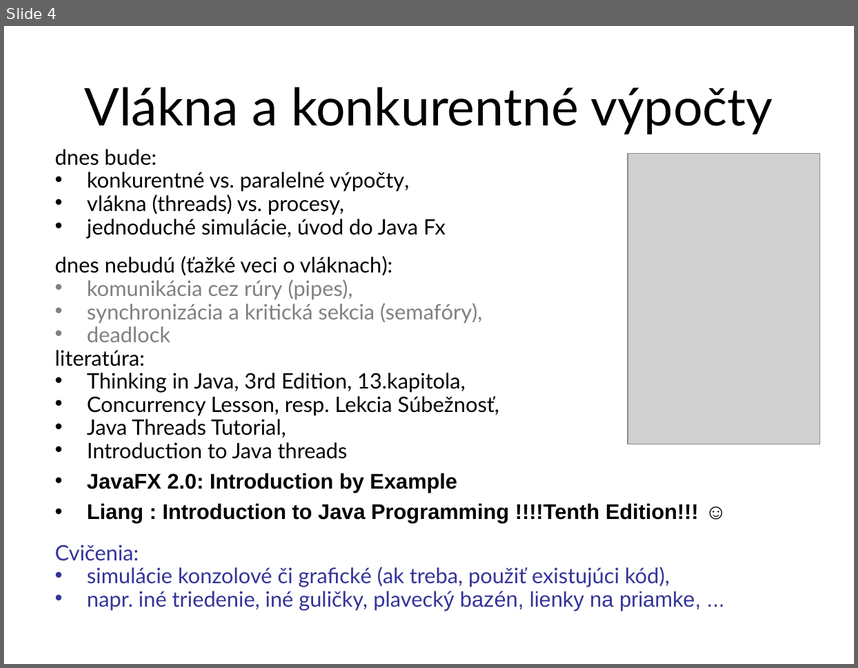
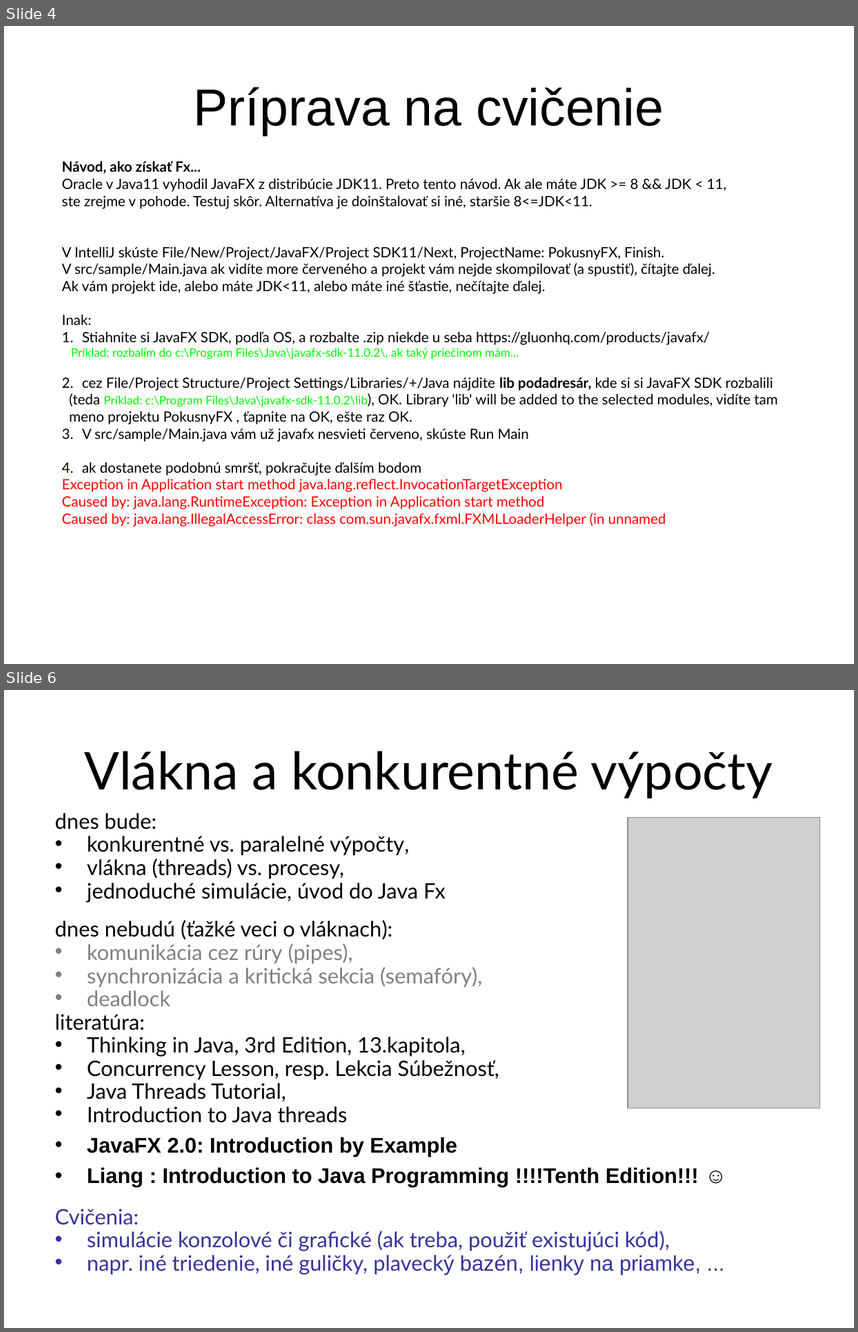
Before and after one commit to Programovanie4/Prednasky, a slide deck: 09/09_java.ppt. Shown one above the other, each under a label of ours: slide 4 before the commit, slides 4 and 6 after it; the slides between them are not shown. The pictures are 858x668 and 858x1332 pixels, drawn with LibreOffice and Linux fonts; fonts in the diff are those of the drawing; grey boxes stand for pictures. Boxes give left, top, right and bottom in pixels: in the first picture for what was removed or moved away, otherwise in the second. Text is boxed around its words. In the diff, an @@ line names an element or a change of style, - is before the commit and + after.

```diff
--- a/09/09_java.ppt
+++ b/09/09_java.ppt
@@ slide 4 added at [4,26,854,664], background #FFFFFF @@
@@ title added at [194,87,664,135], 44 pt, text #000000 @@
+Príprava na cvičenie
@@ text added at [62,161,777,526], 12 pt, text #000000 @@
+Návod, ako získať Fx...
+Oracle v Java11 vyhodil JavaFX z distribúcie JDK11. Preto tento návod. Ak ale máte JDK >= 8 && JDK < 11,
+ste zrejme v pohode. Testuj skôr. Alternatíva je doinštalovať si iné, staršie 8<=JDK<11.
+V IntelliJ skúste File/New/Project/JavaFX/Project SDK11/Next, ProjectName: PokusnyFX, Finish.
+V src/sample/Main.java ak vidíte more červeného a projekt vám nejde skompilovať (a spustiť), čítajte ďalej.
+Ak vám projekt ide, alebo máte JDK<11, alebo máte iné šťastie, nečítajte ďalej.
+Inak:
+1. Stiahnite si JavaFX SDK, podľa OS, a rozbalte .zip niekde u seba https://gluonhq.com/products/javafx/
+Príklad: rozbalím do c:\Program Files\Java\javafx-sdk-11.0.2\, ak taký priečinom mám...
+2. cez File/Project Structure/Project Settings/Libraries/+/Java nájdite lib podadresár, kde si si JavaFX SDK rozbalili
+(teda Príklad: c:\Program Files\Java\javafx-sdk-11.0.2\lib), OK. Library 'lib' will be added to the selected modules, vidíte tam
+meno projektu PokusnyFX , ťapnite na OK, ešte raz OK.
+3. V src/sample/Main.java vám už javafx nesvieti červeno, skúste Run Main
+4. ak dostanete podobnú smršť, pokračujte ďalším bodom
+Exception in Application start method java.lang.reflect.InvocationTargetException
+Caused by: java.lang.RuntimeException: Exception in Application start method
+Caused by: java.lang.IllegalAccessError: class com.sun.javafx.fxml.FXMLLoaderHelper (in unnamed
@@ what was slide 4 is now slide 6 @@
```
Also in this commit, not shown: 4 slides changed, 3 other slides added, 1 slide removed, 1 other file.
